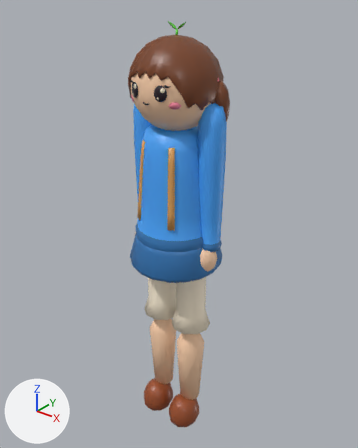
Before and after pictures for a commit that changed the glTF model public/assets/models/hero-girl-grown.glb.
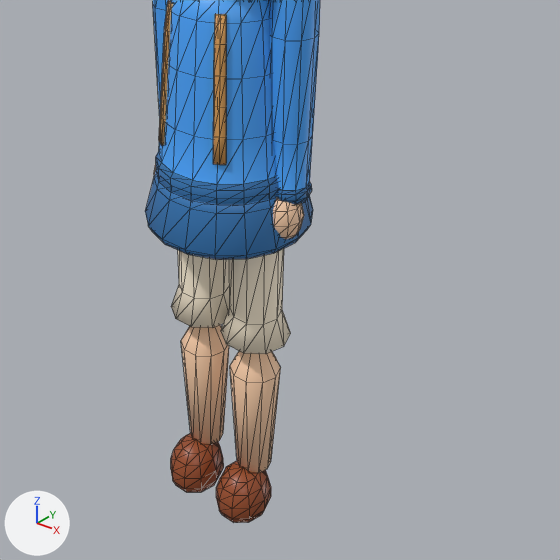
Each version appears first whole from a 50 mm camera at (2.14, -2.64, 3.5) aimed at (-0.04, 0.08, 1.82), and next in a close-up on the part from 14% to 100% of the width and 31% to 100% of the height. Lighting does not change. The marker at lower left points along +X, +Y and +Z. The older version's two pictures come first. The close-ups show mesh edges as thin lines. Where no turn or scale is listed for an object, it has been applied to the vertices. Vertices at exactly the same position are counted once.

In view in the first close-up: 'arm-left', 'arm-right', 'body', 'leg-left', 'leg-right'.
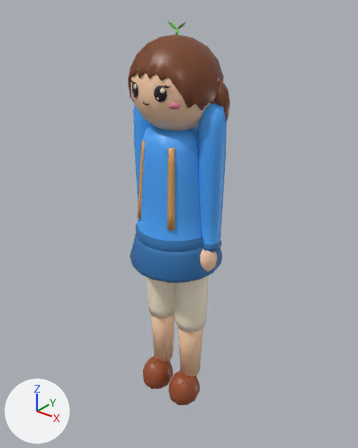
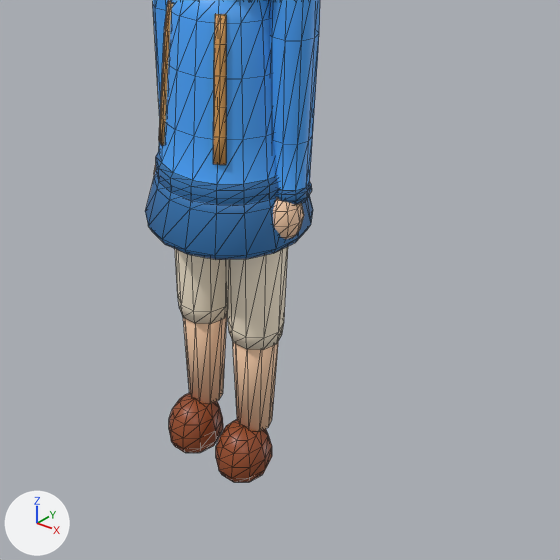
The newer file is also turned or shifted as a whole; pictures and numbers use the older file's frame.

The change, as JSON lines over the scene's bpy script:
```json
{"block": "me_leg_left", "where": "# used by ob_leg_left; location = (-0.15, 0.0, 1.62)"}
{"op": "remove", "block": "me_leg_left", "code": "me_leg_left.from_pydata(...)  # 126 vertices, 240 faces; spans x -0.16..0.16, y -0.22..0.15, z -1.62..0.04"}
{"op": "add", "block": "me_leg_left", "code": "me_leg_left.from_pydata(...)  # 126 vertices, 240 faces; spans x -0.14..0.14, y -0.22..0.13, z -1.36..0.04"}
{"block": "me_leg_left", "change": "me_leg_left part 1: the loose piece of 62 vertices spanning x -0.13..0.13, y -0.22..0.06, z -1.62..-1.36 is moved by (0.0, 0.0, 0.26)"}
{"block": "me_leg_left", "change": "me_leg_left part 2: 63 of 126 vertices moved; they spanned x -0.16..0.16, y -0.15..0.15, z -1.39..0.01 and now span x -0.14..0.14, y -0.13..0.13, z -1.13..0.02; mean shift (0.0, 0.0, 0.08); largest move (0.0, 0.0, -1.39) -> (0.0, 0.0, -1.13)"}
{"block": "me_leg_right", "where": "# used by ob_leg_right; location = (0.15, 0.0, 1.62)"}
{"op": "remove", "block": "me_leg_right", "code": "me_leg_right.from_pydata(...)  # 126 vertices, 240 faces; spans x -0.16..0.16, y -0.22..0.15, z -1.62..0.04"}
{"op": "add", "block": "me_leg_right", "code": "me_leg_right.from_pydata(...)  # 126 vertices, 240 faces; spans x -0.14..0.14, y -0.22..0.13, z -1.36..0.04"}
{"block": "me_leg_right", "change": "me_leg_right part 3: the loose piece of 62 vertices spanning x -0.13..0.13, y -0.22..0.06, z -1.62..-1.36 is moved by (0.0, 0.0, 0.26)"}
{"block": "me_leg_right", "change": "me_leg_right part 4: 63 of 126 vertices moved; they spanned x -0.16..0.16, y -0.15..0.15, z -1.39..0.01 and now span x -0.14..0.14, y -0.13..0.13, z -1.13..0.02; mean shift (0.0, 0.0, 0.08); largest move (0.0, 0.0, -1.39) -> (0.0, 0.0, -1.13)"}
```

Boxes [x1, y1, x2, y2] around the edits, measured in the close-ups (560 x 560 px; the box of a moved part takes in the faces that stretch with it):
```json
{"object": "leg-right", "change": "reshaped", "before": [216, 249, 291, 523], "after": [216, 247, 288, 482], "on screen": "14% shorter"}
{"object": "leg-left", "change": "reshaped", "before": [171, 250, 230, 492], "after": [169, 249, 227, 453], "on screen": "16% shorter"}
{"part": 1, "of": "me_leg_left", "change": "moved or reshaped", "before": [171, 433, 224, 492], "after": [169, 393, 223, 453]}
{"part": 2, "of": "me_leg_left", "change": "moved or reshaped", "before": [171, 250, 230, 445], "after": [175, 249, 227, 404]}
{"part": 3, "of": "me_leg_right", "change": "moved or reshaped", "before": [216, 461, 271, 523], "after": [216, 420, 272, 482]}
{"part": 4, "of": "me_leg_right", "change": "moved or reshaped", "before": [221, 249, 291, 473], "after": [226, 247, 288, 431]}
```
